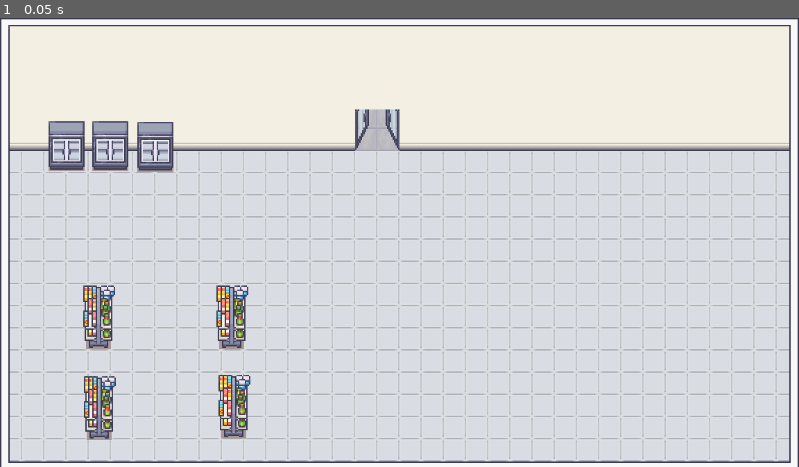
Above: before the commit, frame 1.
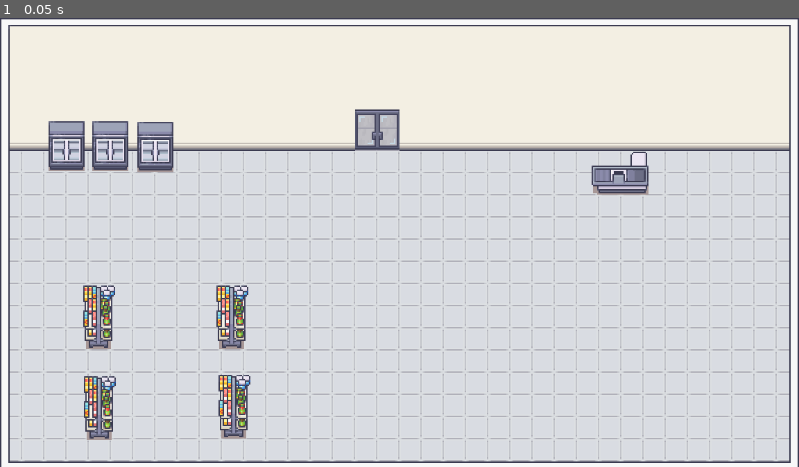
Above: after the commit, the same moment.

Repository: emilykrohn/Checkout
Game: Godot game, scene res://Scenes/main.tscn
The game is run twice, just before and just after one commit, with the same random seed, the same clock (stepped at 60 frames per second) and the same inputs.
Inputs:
- Up to frame 1 (0.05 s): no input

The runs differ from the first frame. In frame 1, 0.8% of the frame differs, in the area x 44-82%, y 20-40%.

Commit message:
Create cash register scene and add to game scene

Diff:
--- /dev/null
+++ b/Scenes/cash_register.tscn
@@ -0,0 +1,26 @@
+[gd_scene load_steps=4 format=3 uid="uid://d1kr2reaqxawp"]
+
+[ext_resource type="Texture2D" uid="uid://d0jexwm3t3dny" path="res://Art/Background/16_Grocery_store_32x32.png" id="1_tfl1h"]
+
+[sub_resource type="RectangleShape2D" id="RectangleShape2D_tsnkq"]
+size = Vector2(80, 6)
+
+[sub_resource type="RectangleShape2D" id="RectangleShape2D_isob2"]
+size = Vector2(29, 28)
+
+[node name="CashRegister" type="StaticBody2D"]
+
+[node name="Sprite2D" type="Sprite2D" parent="."]
+texture = ExtResource("1_tfl1h")
+region_enabled = true
+region_rect = Rect2(192, 768, 96, 64)
+
+[node name="CollisionShape2D" type="CollisionShape2D" parent="."]
+position = Vector2(2, 7)
+shape = SubResource("RectangleShape2D_tsnkq")
+
+[node name="Area2D" type="Area2D" parent="."]
+
+[node name="CollisionShape2D" type="CollisionShape2D" parent="Area2D"]
+position = Vector2(-0.5, 28)
+shape = SubResource("RectangleShape2D_isob2")
--- a/Scenes/doors.tscn
+++ b/Scenes/doors.tscn
@@ -92,4 +92,4 @@
 
 [node name="Doors" type="AnimatedSprite2D"]
 sprite_frames = SubResource("SpriteFrames_ak5lx")
-animation = &"close"
+animation = &"open"
--- a/Scenes/main.tscn
+++ b/Scenes/main.tscn
@@ -7,6 +7,7 @@
 [ext_resource type="PackedScene" uid="uid://c7fkcsyqg75b4" path="res://Scenes/shelf.tscn" id="4_q4827"]
 [ext_resource type="PackedScene" uid="uid://bigtjchar0i65" path="res://Scenes/refrigerator.tscn" id="5_xs3l2"]
 [ext_resource type="PackedScene" uid="uid://ceicocortr3nw" path="res://Scenes/doors.tscn" id="6_17mcd"]
+[ext_resource type="PackedScene" uid="uid://d1kr2reaqxawp" path="res://Scenes/cash_register.tscn" id="8_cqbn1"]
 
 [sub_resource type="TileSetAtlasSource" id="TileSetAtlasSource_j62xu"]
 texture = ExtResource("1_yb2tw")
@@ -6357,7 +6358,7 @@
 
 [node name="Doors" parent="game" instance=ExtResource("6_17mcd")]
 position = Vector2(544, 142)
-frame_progress = 0.0
+animation = &"closed"
 
 [node name="Wall" parent="game" instance=ExtResource("4_idwbm")]
 position = Vector2(549, 105)
@@ -6386,3 +6387,8 @@
 
 [node name="Refrigerator3" parent="game/Refrigerators" instance=ExtResource("5_xs3l2")]
 position = Vector2(224, 190)
+
+[node name="CashRegisters" type="Node" parent="game"]
+
+[node name="CashRegister" parent="game/CashRegisters" instance=ExtResource("8_cqbn1")]
+position = Vector2(893, 223)
Not shown: 1 places in Scenes/main.tscn that only renumber resources
